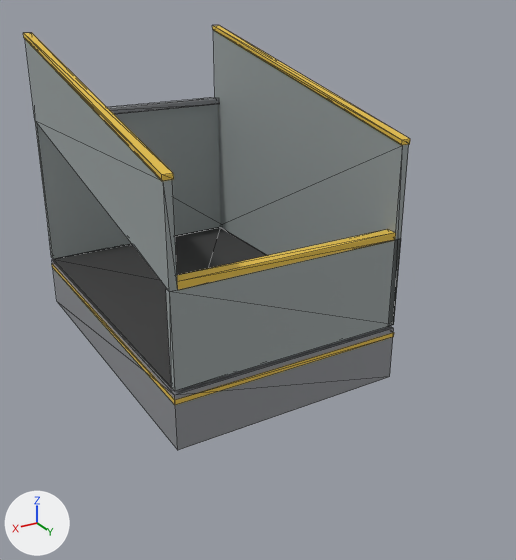
The glTF model game/assets/models/machines/sorting/grizzly_grate.glb as it was, and as the next commit left it.
Both versions are drawn from a 50 mm camera at (3.71, 6.99, 3.19) aimed at (0.9, 2.3, 0.85). Every picture has the same lights, and +X, +Y and +Z are marked at lower left. The first picture is the older version. Mesh edges are drawn as thin lines. Vertices at exactly the same position are counted once.

The older version as bpy lines, for what is in view:
```python
me_belt = bpy.data.meshes.new('Belt')
me_belt.from_pydata([(0.06, 0.06, 0.5), (2.0, 0.06, 0.5), (2.0, 2.94, 0.5), (0.06, 2.94, 0.5)], [], [(0, 1, 2), (0, 2, 3)])
me_belt.materials.append(mat_m_convbelt)  # dark grey #454545
me_frame = bpy.data.meshes.new('Frame')
me_frame.from_pydata(...)  # 82 vertices, 132 faces; spans x -0.01..2.01, y 0.0..3.01, z 0.0..2.69
# faces by material slot: [36, 48, 48]
me_frame.materials.append(mat_m_frame)  # grey #95979b
me_frame.materials.append(mat_m_panel)  # grey #a2aaaa
me_frame.materials.append(mat_m_trim)  # yellow #edc850
ob_belt = bpy.data.objects.new('Belt', me_belt)
ob_belt.location = (0.0, 0.0, 0.0)
ob_frame = bpy.data.objects.new('Frame', me_frame)
ob_frame.location = (0.0, 0.0, 0.0)
```
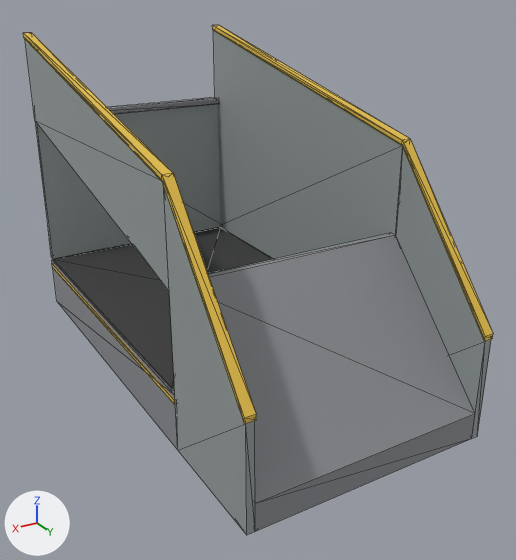
Boxes [x1, y1, x2, y2] around the edits, measured in the pictures (516 x 560 px):
'Frame', reshaped (21% wider, 20% taller)
    before: [23, 25, 410, 450]
    after: [23, 25, 493, 535]
part 1 of me_frame, built on
    before: [166, 229, 401, 391]
    after: [162, 139, 493, 535]

Diff of the bpy script that builds the scene:
```diff
--- a/game/assets/models/machines/sorting/grizzly_grate.glb.py
+++ b/game/assets/models/machines/sorting/grizzly_grate.glb.py
@@ me_frame @@
 # used by ob_frame; location = (0.0, 0.0, 0.0)
-me_frame.from_pydata(...)  # 82 vertices, 132 faces; spans x -0.01..2.01, y 0.0..3.01, z 0.0..2.69
+me_frame.from_pydata(...)  # 103 vertices, 184 faces; spans x -0.01..2.01, y 0.0..4.0, z 0.0..2.69
+# me_frame part 1
+# 13 vertices are removed from x 0.0..2.0, y 2.9..3.0, z 0.5..1.32
+# 24 faces are deleted
+# 14 vertices are added at x 0.0..2.0, y 2.94..4.0, z 0.0..1.3
+# 12 new vertices lie (0.0, 1.0, -1.19) away from vertices in x -0.01..2.01, y 3.0, z 2.01..2.05
+# 16 new faces join them, mat_m_frame (grey #95979b)
+# 24 new faces join them, mat_m_panel (grey #a2aaaa)
+# 24 new faces join them, mat_m_trim (yellow #edc850)
+# other edits to the shape of me_frame do not show in these pictures
 me_frame.materials.append(mat_m_frame)
```
